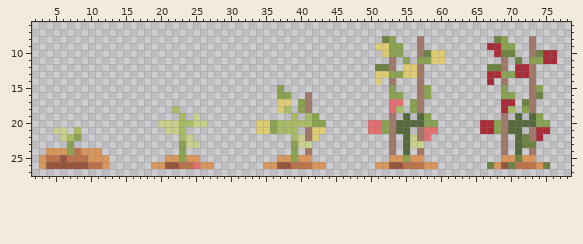
File history of a sprite sheet, assets/tilesets/strawberry_growth_sprite.png. The picture above was drawn from the file before the commit.
The file is 80x32 pixels. Shown: x 2..78, y 6..27.
Now the later version:
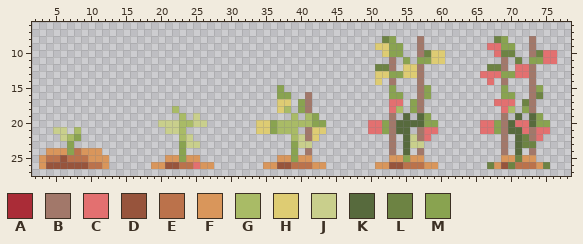
Palette (. is transparent): A #aa2c37  B #a2786a  C #e37070  D #97543c  E #bb724b  F #d9965b  G #a9bb66  H #decc73  J #c9cf8c  K #576a3d  L #6d8343  M #89a350
Difference:
y 9: x 67..68 AA -> CC
y 10: x 68 A -> C; x 75..76 AA -> CC
y 11: x 75..76 AA -> CC
y 12: x 71..72 AA -> CC
y 13: x 66..68 .AA -> CCC; x 71..72 AA -> CC
y 14: x 67 A -> C
y 17: x 68..70 .AA -> CCC
y 18: x 69 A -> C
y 20: x 66..67 AA -> CC; x 71..72 KK -> CC
y 21: x 66..67 AA -> CC; x 72 . -> C; x 74..75 AA -> CC
y 22: x 74 A -> C
Where, in picture pixels (left, top, right, bottom), the same in both pictures:
changed: (480, 43, 557, 141)
